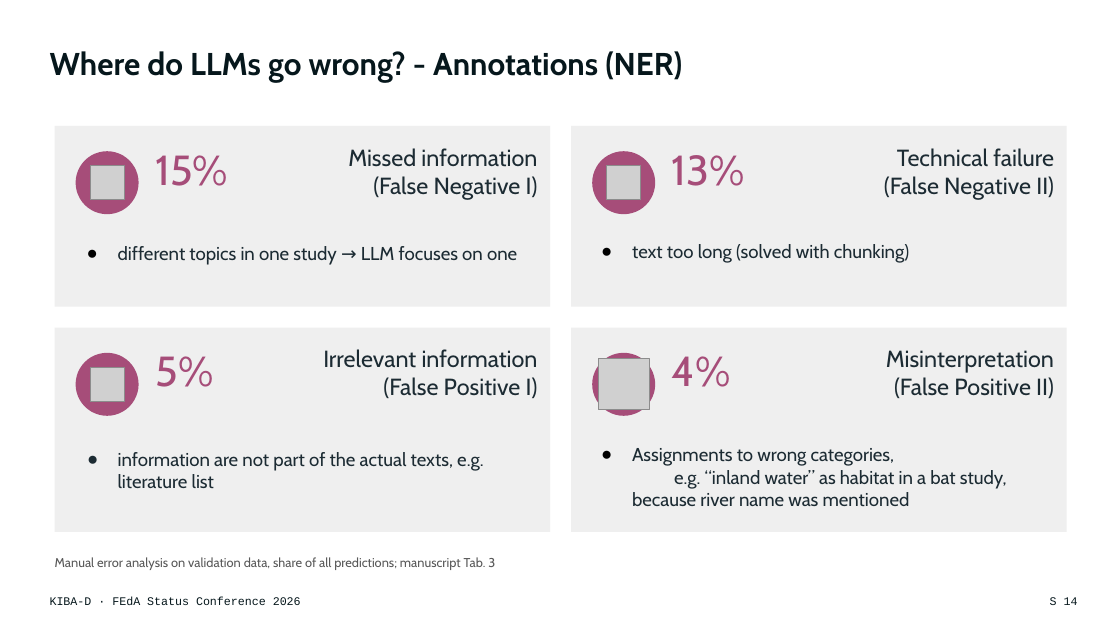
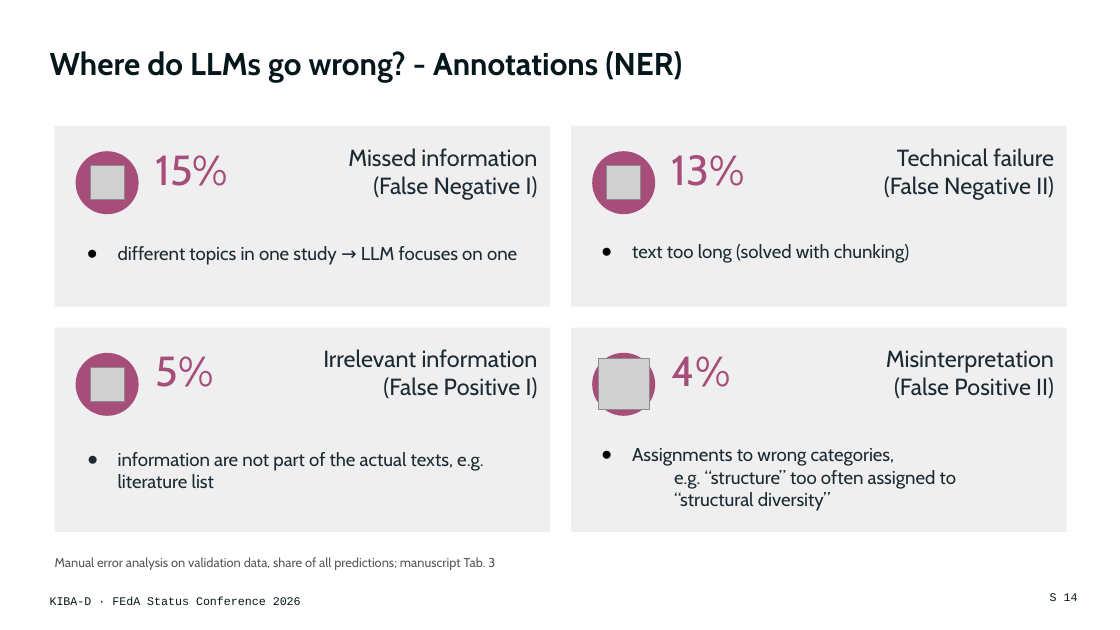
Before and after one commit to DFKI-NLP/kibad-llm, a slide deck: slide 14 of presentations/2026_feda_status_conference/KIBA-D_FEdA2026_Keynote.pptx. Drawn at 1120x630 pixels with LibreOffice and Linux fonts; fonts in the diff are those of the drawing; grey boxes stand for pictures. Boxes give left, top, right and bottom in pixels: in the first picture for what was removed or moved away, otherwise in the second. Text is boxed around its words. In the diff, an @@ line names an element or a change of style, - is before the commit and + after.

```diff
--- a/presentations/2026_feda_status_conference/KIBA-D_FEdA2026_Keynote.pptx
+++ b/presentations/2026_feda_status_conference/KIBA-D_FEdA2026_Keynote.pptx
@@ text at (632,448,956,511): text changed @@
-● Assignments to wrong categories,
-  e.g. “inland water” as habitat in a bat study, because river name was mentioned
+● Assignments to wrong categories,
+  e.g. “structure” too often assigned to
+  “structural diversity”
```
Also in this commit, not shown: 14 other slides changed, 2 slides added, 2 slides removed, 1 other file.
